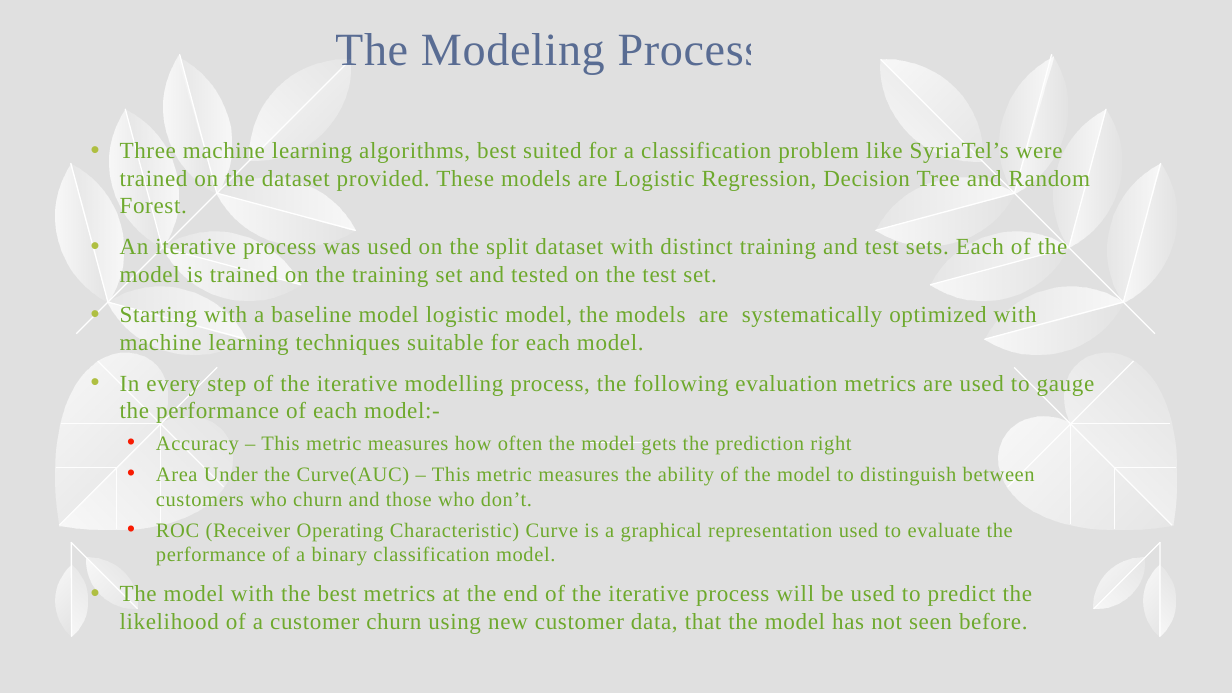
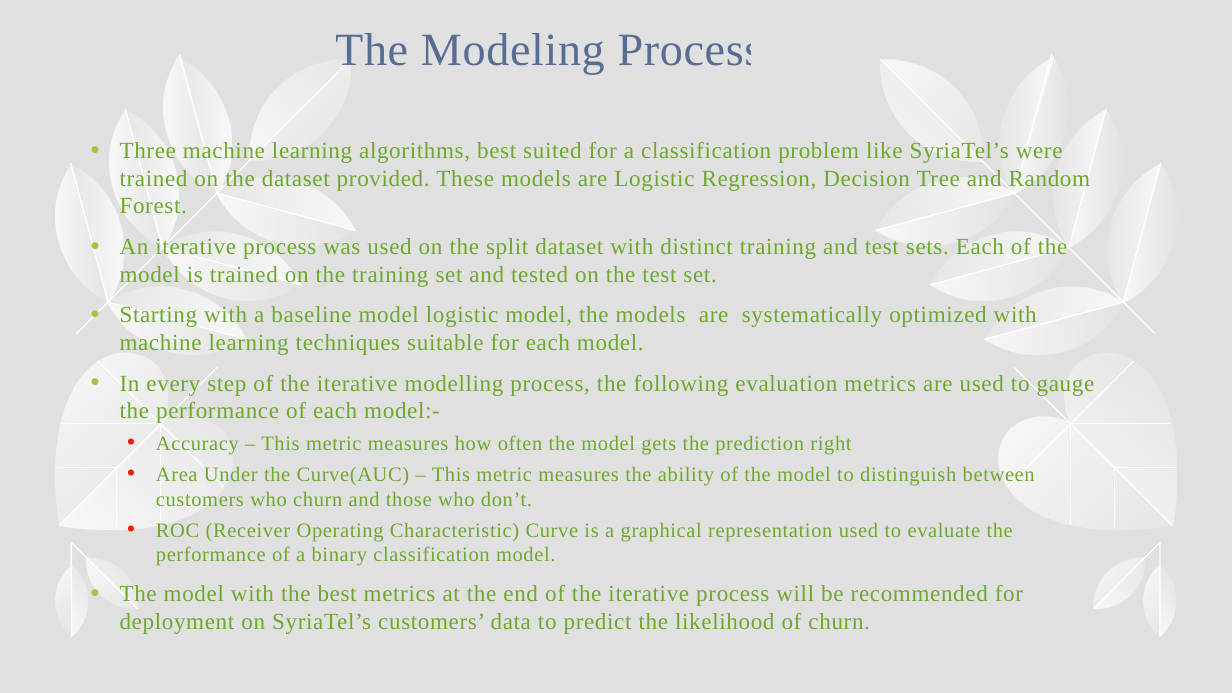
Before and after one commit to WambuiMunene/Phase-3-Project, a slide deck: slide 5 of Presentation.pptx. Drawn at 1232x693 pixels with LibreOffice and Linux fonts; fonts in the diff are those of the drawing. Boxes give left, top, right and bottom in pixels: in the first picture for what was removed or moved away, otherwise in the second. Text is boxed around its words. In the diff, an @@ line names an element or a change of style, - is before the commit and + after.

```diff
--- a/Presentation.pptx
+++ b/Presentation.pptx
@@ text at (120,585,1023,634): text changed @@
-• The model with the best metrics at the end of the iterative process will be used to predict the likelihood of a customer churn using new customer data, that the model has not seen before.
+• The model with the best metrics at the end of the iterative process will be recommended for deployment on SyriaTel’s customers’ data to predict the likelihood of churn.
```
Also in this commit, not shown: 8 other slides changed, 1 other file.
